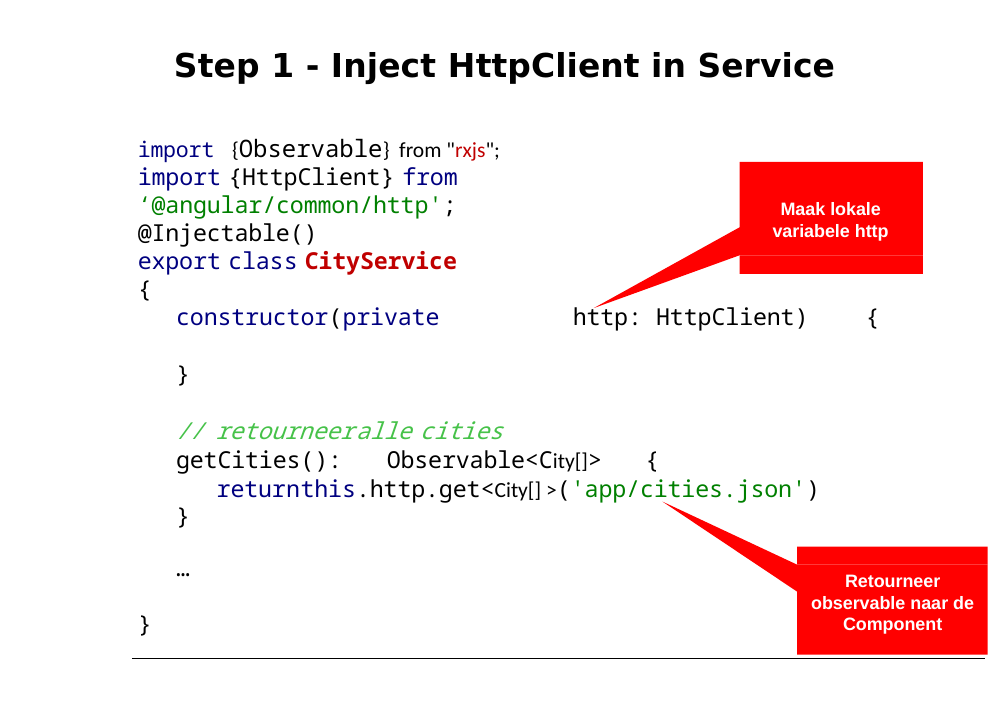
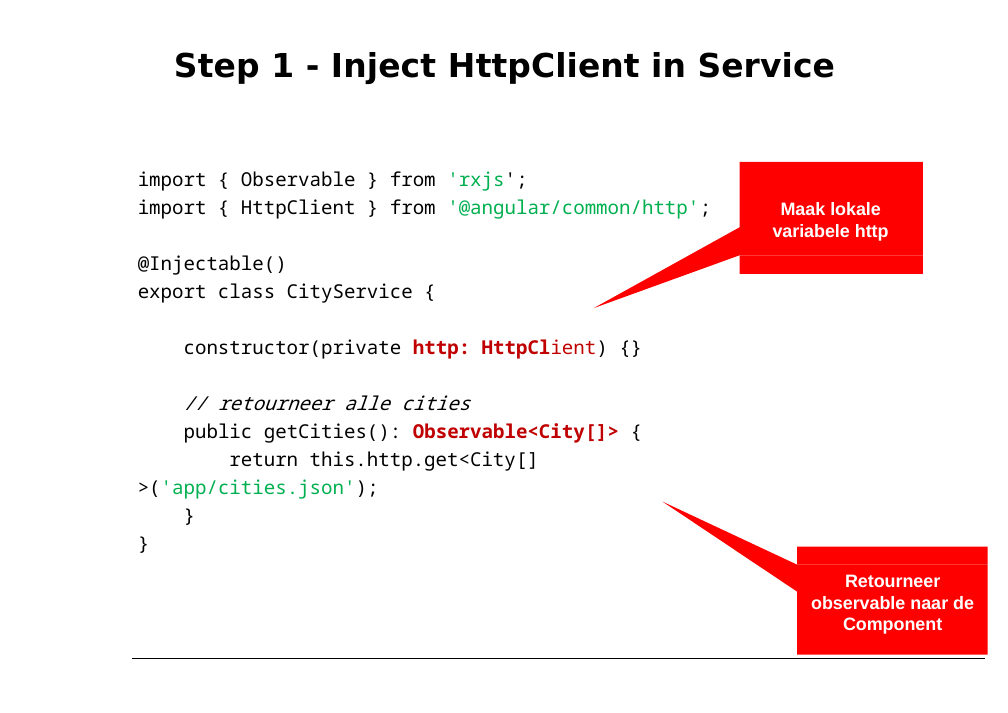
Before and after one commit to petereijgermans11/workshop-angular13, a slide deck: slide 26 of PPT/03- Angular Service.pptx. Drawn at 1008x713 pixels with LibreOffice and Linux fonts; fonts in the diff are those of the drawing. Boxes give left, top, right and bottom in pixels: in the first picture for what was removed or moved away, otherwise in the second. Text is boxed around its words. In the diff, an @@ line names an element or a change of style, - is before the commit and + after.

Commit message:
changed PPT services

```diff
--- a/PPT/03- Angular Service.pptx
+++ b/PPT/03- Angular Service.pptx
@@ text at [138,171,711,499]: text changed; size 19.5 to 16 pt @@
-import {Observable} from "rxjs";
-import {HttpClient} from ‘@angular/common/http';
+import { Observable } from 'rxjs';
+import { HttpClient } from '@angular/common/http';
+@Injectable()
+export class CityService {
+constructor(private http: HttpClient) {}
+// retourneer alle cities
+public getCities(): Observable<City[]> {
+return this.http.get<City[] >('app/cities.json');
+}
+}
@@ text removed at [138,223,457,275] @@
-@Injectable()
-export class CityService {
@@ text removed at [176,303,820,503] @@
-constructor(private http: HttpClient) {
-}
-// retourneer alle cities
-getCities(): Observable<City[]> {
-return this.http.get<City[] >('app/cities.json')
-}
@@ text removed at [175,554,191,579] @@
-…
@@ text removed at [137,610,153,635] @@
-}
```
Also in this commit, not shown: 11 other slides changed, 1 other file.
